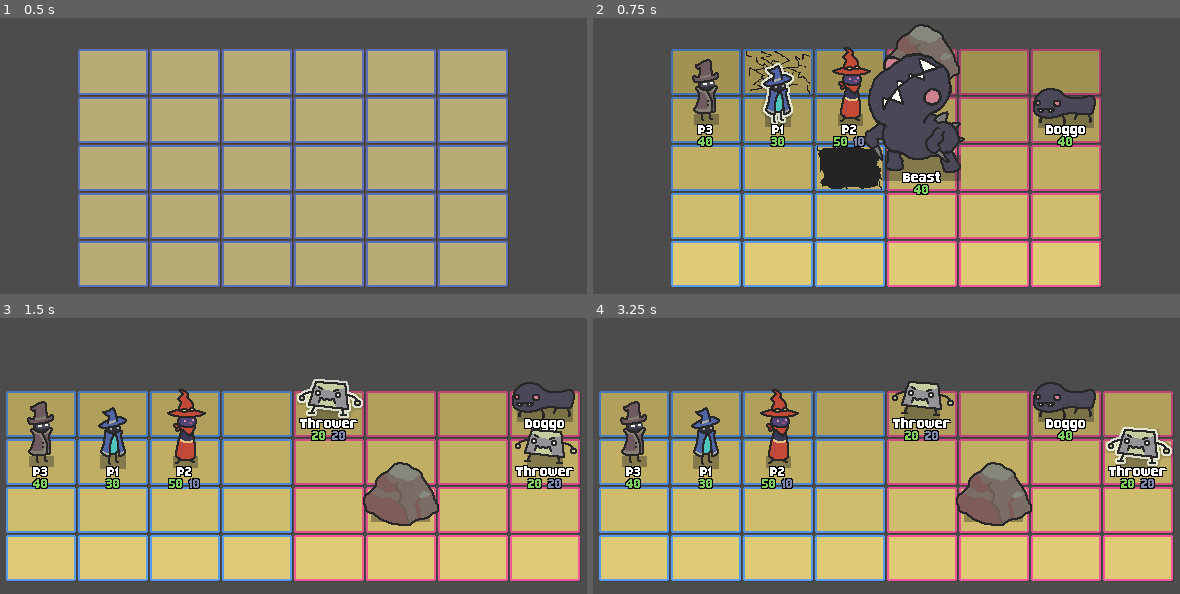
Above: before the commit, frames 1-4 (two rows, left to right).
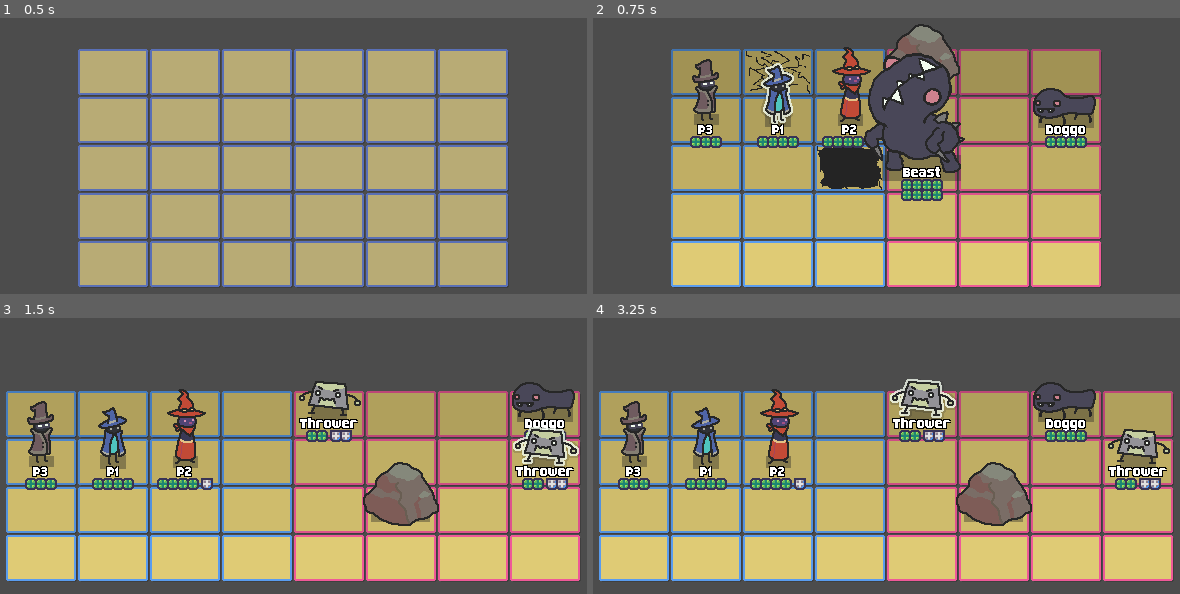
Above: after the commit, the same moments.

Repository: jakefriend-dev/Strata-G
Game: Godot game, scene res://combat/framing/BattleField.tscn
Same seed, same stepped clock (60 frames per second), same inputs: the game is played once before the commit and once after it.
Inputs:
- Up to frame 1 (0.5 s): no input
- Up to frame 2 (0.75 s): tap Enter (player_complete) at 0.5 s; hold D (player_move_right) from 0.53 s (still down); tap 1 (dev_1) at 0.6 s
- Up to frame 3 (1.5 s): tap Space at 1.25 s; release D (player_move_right) at 1.28 s; hold S (player_move_down) from 1.28 s (still down); tap 2 (dev_2) at 1.35 s
- Up to frame 4 (3.25 s): tap Enter (player_complete) at 2 s; release S (player_move_down) at 2.03 s; hold D (player_move_right) 2.03-2.78 s; tap 3 (dev_3) at 2.1 s; tap Space at 2.75 s; hold W (player_move_up) from 2.78 s (still down); tap 4 (dev_4) at 2.85 s

Frame 1 is identical in both runs. In frame 2, 1.9% of the frame differs, in the area x 16-85%, y 42-67%; in frame 3, 2.3%; in frame 4, 2.6%, in the area x 4-99%, y 22-63%.
Error before the commit: Invalid call. Nonexistent function 'quick_player_move' in base 'Node (_ActionLib.gd)'. (res://src/masters/_BattleMgr.gd:171)
Error after the commit: Invalid call. Nonexistent function 'quick_player_move' in base 'Node (_ActionLib.gd)'. (res://src/masters/_BattleMgr.gd:173)

Commit message:
New BUI looking okay! Base 4 health from now on

Diff:
--- /dev/null
+++ b/GodotRoot/combat/BUI.gd
@@ -0,0 +1,118 @@
+extends Node2D
+
+var actor: Actor
+
+export var path_healthpar: NodePath
+export var path_shieldpar: NodePath
+var healthpar: GridContainer
+var shieldpar: GridContainer
+var res_piphealth = preload("res://combat/HealthPip.tscn")
+var res_pipshield = preload("res://combat/ShieldPip.tscn")
+
+func _ready():
+	healthpar = get_node(path_healthpar)
+	shieldpar = get_node(path_shieldpar)
+	pass
+
+func update_all():
+	if $MC/VB/Name.text != actor.ofc_name:
+		$MC/VB/Name.text = actor.ofc_name
+	edit_max_pips("health", actor.max_health)
+	edit_max_pips("shield", actor.def_shield)
+	pass
+
+# Use a USER max, not a BASE max - should already be x4'd (or whatever)
+func edit_max_pips(piptype: String, new_max: int):
+	if new_max < 0:
+		return
+
+	var par: GridContainer
+	var res
+	if piptype == "health":
+		par = healthpar
+		res = res_piphealth
+	elif piptype == "shield":
+		par = shieldpar
+		res = res_pipshield
+	else:
+		return
+
+	# Okay, from here it's valid! Unless there's no change to make, I guess
+
+	var old_pipcount: int = par.get_child_count()
+	var new_pipcount: int = int(ceil(float(new_max)/float(batman.BASE_HP_UNIT)))
+#	if new_max == 0: new_pipcount = 0
+	if par.visible != (new_max > 0):
+		par.visible = (new_max > 0)
+
+	if new_pipcount == old_pipcount:
+		update_values_to_current(piptype)
+		return
+
+	var delta: int = new_pipcount - old_pipcount
+#	print("For actor ",actor,", has ",old_pipcount," ",piptype," pips but needs ",new_pipcount)
+
+	if delta < 0: # Need to remove excess pips!
+		delta *= -1 # Flip to positive
+#		print("Removing ",delta," pips!")
+		for n in delta:
+			var dyingpip = par.get_child(new_pipcount)
+			# So basically, if the new number is 6 and the old is 8, we need to remove 2
+			# get_child() is 0-based, so we want to end up with "5" o-based children
+			# Therefore if we keep getting the new count, it'll always target whichever pip is just over the new desired end-count
+			par.remove_child(dyingpip)
+			dyingpip.queue_free()
+		pass # We should now have the right quantity of pips
+
+	else: # Need to add missing pips!
+		var thiscount: int = old_pipcount
+#		print("Adding ",delta," pips!")
+		for n in delta:
+			thiscount += 1
+			var newpip = res.instance()
+			newpip.set("name", str(thiscount))
+			newpip.set("owner", self)
+			par.add_child(newpip)
+		pass # We should now have the right quantity of pips
+
+	# Run a value updater regardless!
+	update_values_to_current(piptype)
+	pass
+
+# This function DOESN'T KNOW if our pip quantity is correct or not! Assume max pips are already set correctly! If you want to do both, make a general-master function.
+func update_values_to_current(piptype: String):
+	var par: GridContainer
+	var value: int
+	if piptype == "health":
+		par = healthpar
+		value = actor.health
+	elif piptype == "shield":
+		par = shieldpar
+		value = actor.shield
+	else:
+		return
+
+	# Should be post-validation now
+
+	# Base value rounds UP: 7 health would be base 2 even though that's 8
+	var base_value: int = int(ceil(float(value)/float(batman.BASE_HP_UNIT)))
+
+	for pip in par.get_children():
+		var this_base: int = int(pip.name)
+		var s: Sprite = pip.get_node("Sprite")
+
+		if this_base < base_value: # We're 'full'
+			s.frame = 4
+		elif this_base > base_value: # We're 'empty'
+			s.frame = 0
+		else: # We're the one in contention!
+			# Base 6 and x4 would mean this covers health values 21, 22, 23, 24
+			var under_value: int = (base_value-1)*4
+			var remnant_value: int = value - under_value
+			s.frame = remnant_value
+		pass
+
+#		if piptype == "health":
+#			if pip.visible != (s.frame > 0):
+#				pip.visible = (s.frame > 0)
+	pass
--- a/GodotRoot/combat/BUI.tscn
+++ b/GodotRoot/combat/BUI.tscn
@@ -1,9 +1,15 @@
-[gd_scene load_steps=2 format=2]
+[gd_scene load_steps=5 format=2]
 
 [ext_resource path="res://combat/framing/MasterTheme.tres" type="Theme" id=1]
+[ext_resource path="res://combat/HealthPip.tscn" type="PackedScene" id=2]
+[ext_resource path="res://combat/BUI.gd" type="Script" id=3]
+[ext_resource path="res://combat/ShieldPip.tscn" type="PackedScene" id=4]
 
 [node name="BUI" type="Node2D"]
 position = Vector2( 0, 16 )
+script = ExtResource( 3 )
+path_healthpar = NodePath("MC/VB/GC/Health")
+path_shieldpar = NodePath("MC/VB/GC/Shield")
 
 [node name="MC" type="MarginContainer" parent="."]
 margin_left = -200.0
@@ -17,10 +23,10 @@
 }
 
 [node name="VB" type="VBoxContainer" parent="MC"]
-margin_left = 190.0
-margin_top = 187.0
-margin_right = 210.0
-margin_bottom = 213.0
+margin_left = 156.0
+margin_top = 182.0
+margin_right = 244.0
+margin_bottom = 218.0
 size_flags_horizontal = 4
 size_flags_vertical = 4
 custom_constants/separation = -2
@@ -29,8 +35,8 @@
 }
 
 [node name="Name" type="Label" parent="MC/VB"]
-margin_left = 4.0
-margin_right = 16.0
+margin_left = 38.0
+margin_right = 50.0
 margin_bottom = 14.0
 size_flags_horizontal = 4
 custom_colors/font_color_shadow = Color( 0, 0, 0, 1 )
@@ -38,46 +44,115 @@
 
 [node name="GC" type="GridContainer" parent="MC/VB"]
 margin_top = 12.0
-margin_right = 20.0
-margin_bottom = 26.0
+margin_right = 88.0
+margin_bottom = 36.0
 size_flags_horizontal = 4
-custom_constants/hseparation = 6
+custom_constants/hseparation = 0
 columns = 2
 
-[node name="Health" type="HBoxContainer" parent="MC/VB/GC"]
+[node name="Health" type="GridContainer" parent="MC/VB/GC"]
+margin_right = 44.0
+margin_bottom = 24.0
+custom_constants/vseparation = -4
+custom_constants/hseparation = -4
+columns = 4
+
+[node name="1" parent="MC/VB/GC/Health" instance=ExtResource( 2 )]
+
+[node name="2" parent="MC/VB/GC/Health" instance=ExtResource( 2 )]
+margin_left = 10.0
+margin_right = 24.0
+
+[node name="3" parent="MC/VB/GC/Health" instance=ExtResource( 2 )]
+margin_left = 20.0
+margin_right = 34.0
+
+[node name="4" parent="MC/VB/GC/Health" instance=ExtResource( 2 )]
+margin_left = 30.0
+margin_right = 44.0
+
+[node name="5" parent="MC/VB/GC/Health" instance=ExtResource( 2 )]
+margin_top = 10.0
+margin_bottom = 24.0
+
+[node name="6" parent="MC/VB/GC/Health" instance=ExtResource( 2 )]
+margin_left = 10.0
+margin_top = 10.0
+margin_right = 24.0
+margin_bottom = 24.0
+
+[node name="7" parent="MC/VB/GC/Health" instance=ExtResource( 2 )]
+margin_left = 20.0
+margin_top = 10.0
+margin_right = 34.0
+margin_bottom = 24.0
+
+[node name="8" parent="MC/VB/GC/Health" instance=ExtResource( 2 )]
+margin_left = 30.0
+margin_top = 10.0
+margin_right = 44.0
+margin_bottom = 24.0
+
+[node name="Shield" type="GridContainer" parent="MC/VB/GC"]
+margin_left = 44.0
+margin_right = 88.0
+margin_bottom = 24.0
+custom_constants/vseparation = -4
+custom_constants/hseparation = -4
+columns = 4
+
+[node name="1" parent="MC/VB/GC/Shield" instance=ExtResource( 4 )]
+
+[node name="2" parent="MC/VB/GC/Shield" instance=ExtResource( 4 )]
+margin_left = 10.0
+margin_right = 24.0
+
+[node name="3" parent="MC/VB/GC/Shield" instance=ExtResource( 4 )]
+margin_left = 20.0
+margin_right = 34.0
+
+[node name="4" parent="MC/VB/GC/Shield" instance=ExtResource( 4 )]
+margin_left = 30.0
+margin_right = 44.0
+
+[node name="HealthOLD" type="HBoxContainer" parent="MC/VB/GC"]
+visible = false
 modulate = Color( 0.494118, 0.819608, 0.376471, 1 )
+margin_top = 14.0
 margin_right = 7.0
-margin_bottom = 14.0
+margin_bottom = 28.0
 size_flags_horizontal = 4
 
-[node name="Label" type="Label" parent="MC/VB/GC/Health"]
+[node name="Label" type="Label" parent="MC/VB/GC/HealthOLD"]
 visible = false
 margin_right = 8.0
 margin_bottom = 14.0
 custom_colors/font_color_shadow = Color( 0, 0, 0, 1 )
 text = "H"
 
-[node name="Value" type="Label" parent="MC/VB/GC/Health"]
+[node name="Value" type="Label" parent="MC/VB/GC/HealthOLD"]
 margin_right = 7.0
 margin_bottom = 14.0
 custom_colors/font_color_shadow = Color( 0, 0, 0, 1 )
 text = "5"
 
-[node name="Shield" type="HBoxContainer" parent="MC/VB/GC"]
+[node name="ShieldOLD" type="HBoxContainer" parent="MC/VB/GC"]
+visible = false
 modulate = Color( 0.498039, 0.537255, 0.690196, 1 )
 margin_left = 13.0
+margin_top = 14.0
 margin_right = 20.0
-margin_bottom = 14.0
+margin_bottom = 28.0
 size_flags_horizontal = 4
 
-[node name="Label" type="Label" parent="MC/VB/GC/Shield"]
+[node name="Label" type="Label" parent="MC/VB/GC/ShieldOLD"]
 visible = false
 margin_right = 8.0
 margin_bottom = 14.0
 custom_colors/font_color_shadow = Color( 0, 0, 0, 1 )
 text = "S"
 
-[node name="Value" type="Label" parent="MC/VB/GC/Shield"]
+[node name="Value" type="Label" parent="MC/VB/GC/ShieldOLD"]
 margin_right = 7.0
 margin_bottom = 14.0
 custom_colors/font_color_shadow = Color( 0, 0, 0, 1 )
--- /dev/null
+++ b/GodotRoot/combat/HealthPip.tscn
@@ -0,0 +1,17 @@
+[gd_scene load_steps=3 format=2]
+
+[ext_resource path="res://art/bui/Pip Health UI.png" type="Texture" id=1]
+
+[sub_resource type="StyleBoxEmpty" id=1]
+
+[node name="HealthPip" type="Panel"]
+margin_right = 14.0
+margin_bottom = 14.0
+rect_min_size = Vector2( 14, 14 )
+custom_styles/panel = SubResource( 1 )
+
+[node name="Sprite" type="Sprite" parent="."]
+texture = ExtResource( 1 )
+centered = false
+hframes = 5
+frame = 4
--- /dev/null
+++ b/GodotRoot/combat/ShieldPip.tscn
@@ -0,0 +1,20 @@
+[gd_scene load_steps=3 format=2]
+
+[ext_resource path="res://art/bui/Pip Shield UI.png" type="Texture" id=1]
+
+[sub_resource type="StyleBoxEmpty" id=1]
+
+[node name="ShieldPip" type="Panel"]
+margin_right = 14.0
+margin_bottom = 14.0
+rect_min_size = Vector2( 14, 14 )
+custom_styles/panel = SubResource( 1 )
+__meta__ = {
+"_edit_use_anchors_": false
+}
+
+[node name="Sprite" type="Sprite" parent="."]
+texture = ExtResource( 1 )
+centered = false
+hframes = 5
+frame = 4
--- a/GodotRoot/src/actors/Beast.tscn
+++ b/GodotRoot/src/actors/Beast.tscn
@@ -61,6 +61,7 @@
 script = ExtResource( 1 )
 first_initiative = 2
 second_initiative = 4
+max_health = 8
 
 [node name="ArtMgr" type="Node2D" parent="."]
 
--- a/GodotRoot/src/actors/Doggo.gd
+++ b/GodotRoot/src/actors/Doggo.gd
@@ -132,7 +132,7 @@
 	# Bites to the left; we are dumb so if this gets called we're not worrying about if there's a target or friendly fire.
 #	print("Biting!")
 
-	act.damage_actor_at_coord(self, coord + Vector2.LEFT, 20)
+	act.damage_actor_at_coord(self, coord + Vector2.LEFT, base_damage*batman.BASE_HP_UNIT)
 
 	end_action()
 	pass
--- a/GodotRoot/src/actors/Doggo.tscn
+++ b/GodotRoot/src/actors/Doggo.tscn
@@ -60,6 +60,7 @@
 [node name="Doggo" type="Node2D"]
 script = ExtResource( 1 )
 first_initiative = 6
+base_damage = 2
 def_immune_poison = true
 
 [node name="ArtMgr" type="Node2D" parent="."]
--- a/GodotRoot/src/actors/P1.tscn
+++ b/GodotRoot/src/actors/P1.tscn
@@ -60,7 +60,6 @@
 [node name="Actor" type="Node2D"]
 script = ExtResource( 1 )
 first_initiative = 7
-max_hp = 3
 faction = 1
 
 [node name="ArtMgr" type="Node2D" parent="."]
--- a/GodotRoot/src/actors/P2.tscn
+++ b/GodotRoot/src/actors/P2.tscn
@@ -60,7 +60,6 @@
 [node name="Actor" type="Node2D"]
 script = ExtResource( 1 )
 first_initiative = 3
-max_hp = 5
 def_shield = 1
 faction = 1
 
--- a/GodotRoot/src/actors/P3.tscn
+++ b/GodotRoot/src/actors/P3.tscn
@@ -109,6 +109,7 @@
 material = SubResource( 3 )
 script = ExtResource( 1 )
 first_initiative = 5
+max_health = 3
 faction = 1
 def_immune_fire = true
 
--- a/GodotRoot/src/actors/Rock.tscn
+++ b/GodotRoot/src/actors/Rock.tscn
@@ -60,7 +60,7 @@
 [node name="Actor" type="Node2D"]
 script = ExtResource( 1 )
 first_initiative = 0
-max_hp = 8
+max_health = 6
 def_shield = 1
 bui_visible = false
 def_immune_fire = true
--- a/GodotRoot/src/actors/Thrower.tscn
+++ b/GodotRoot/src/actors/Thrower.tscn
@@ -57,9 +57,9 @@
 
 [sub_resource type="AnimationNodeStateMachinePlayback" id=2]
 
-[node name="Actor" type="Node2D"]
+[node name="Thrower" type="Node2D"]
 script = ExtResource( 1 )
-max_hp = 2
+max_health = 2
 def_shield = 2
 def_immune_poison = true
 def_immune_elec = true
--- a/GodotRoot/src/actors/key_components/Actor.gd
+++ b/GodotRoot/src/actors/key_components/Actor.gd
@@ -22,13 +22,16 @@
 
 var active: bool = true # When false, cannot act. Depletion of health should auto-set this, unless we want someone to have a post-death action, or a post-death health increase reaction for a second phase.
 
-export var max_hp: int = 4
-var hp: int = 4
+export var max_health: int = 4
+var health: int = 4
 
 export var def_shield: int = 0
 var shield: int = 0
 
 export var ofc_name: String = "--"
+var bui: Node2D
+
+export var base_damage: int = 1 # For attack shortcuts for simple mobs
 
 enum factions { # Local copy of TurnMgr, must be an exact duplicate!
 	NEUTRAL,
@@ -86,10 +89,10 @@
 	pass
 
 func perform_initial_data_setup():
-	max_hp *= 10
-	hp = max_hp
-
-	def_shield *= 10 # Let the start of turn determine current shield
+	max_health *= batman.BASE_HP_UNIT
+	health = max_health
+
+	def_shield *= batman.BASE_HP_UNIT # Let the start of turn determine current shield
 	shield = def_shield
 
 	for term in ["hovering", "lightweight", "immune_knockback", "immune_fire", "immune_water", "immune_ice", "immune_poison", "immune_magnet", "immune_elec"]:
@@ -139,8 +142,8 @@
 
 	# Deduct damage and shield equally until either of them depletes fully
 	while shield > 0 and damage > 0:
-		damage -= 10
-		shield -= 10
+		damage -= 1
+		shield -= 1
 
 	var shielded_damage: int = og_damage - damage
 	if damage <= 0:
@@ -148,17 +151,17 @@
 		update_bui()
 		return
 
-	while hp > 0 and damage > 0:
-		damage -= 10
-		hp -= 10
+	while health > 0 and damage > 0:
+		damage -= 1
+		health -= 1
 
 	var unshielded_damage: int = og_damage - shielded_damage - damage
 
-	if hp > 0:
+	if health > 0:
 		if shielded_damage == 0:
-			print(name,": Took ",og_damage," damage, ",hp," hp remains")
+			print(name,": Took ",og_damage," damage, ",health," health remains")
 		else:
-			print(name,": Blocked ",shielded_damage," and took ",unshielded_damage," damage, ",shield," shield  and ",hp," hp remains")
+			print(name,": Blocked ",shielded_damage," and took ",unshielded_damage," damage, ",shield," shield  and ",health," health remains")
 		update_bui()
 		return
 	else:
@@ -177,17 +180,13 @@
 		$ArtMgr/HFlipper.scale.x = -1.0
 
 	if !has_node("BUI"):
-		var bui = loader.res_bui.instance()
+		bui = loader.res_bui.instance()
+		bui.set("actor", self)
 		add_child(bui)
-
-	$BUI/MC/VB/Name.text = ofc_name
-	$BUI/MC/VB/GC/Health/Value.text = str(hp)
-	$BUI/MC/VB/GC/Shield/Value.text = str(shield)
-	$BUI/MC/VB/GC/Shield.visible = (shield > 0)
-#	$BUI/MC/VB/GC/Move/Value.text = str(hp)
-#	$BUI/MC/VB/GC/Actions/Value.text = str(hp)
-
-	$BUI.visible = bui_visible
+		bui.set("owner", self)
+
+	bui.update_all()
+	bui.visible = bui_visible
 	pass
 
 func update_outline(): # Should be called every time targeting changes
--- a/GodotRoot/src/masters/_ActionLib.gd
+++ b/GodotRoot/src/masters/_ActionLib.gd
@@ -390,7 +390,7 @@
 	for a in actors.get_children(): if a is Actor:
 		if a.ofc_name == nstring:
 			if must_be_alive:
-				if a.hp > 0:
+				if a.health > 0:
 					return a
 			else: return a
 
--- a/GodotRoot/src/masters/_BattleMgr.gd
+++ b/GodotRoot/src/masters/_BattleMgr.gd
@@ -34,6 +34,8 @@
 var round_count: int = 0 # per entire cycle of turns
 var total_turns_taken: int = 0
 var unique_actornames_observed: Dictionary = {} # So if an enemy spawns 3 rockets, then they all die, the next one would be Rocket_4 forever, and the turnqueue would still know Rocket_2 died
+
+const BASE_HP_UNIT: int = 4
 
 #var pc_actors: Array = [] # When a PC no longer has move OR AP remaining, it gets added to pc_actors_spent
 #var pc_actors_spent: Array = [] # Clears at end of each turn
Binary file added: GodotRoot/art/bui/Pip Health UI.png
Not shown, added: GodotRoot/art/bui/Pip Health UI.png.import
Binary file added: GodotRoot/art/bui/Pip Shield UI.png
Not shown, added: GodotRoot/art/bui/Pip Shield UI.png.import
Not shown, added: Art/Pip Health UI.aseprite
Not shown, added: Art/Pip Shield UI.aseprite
